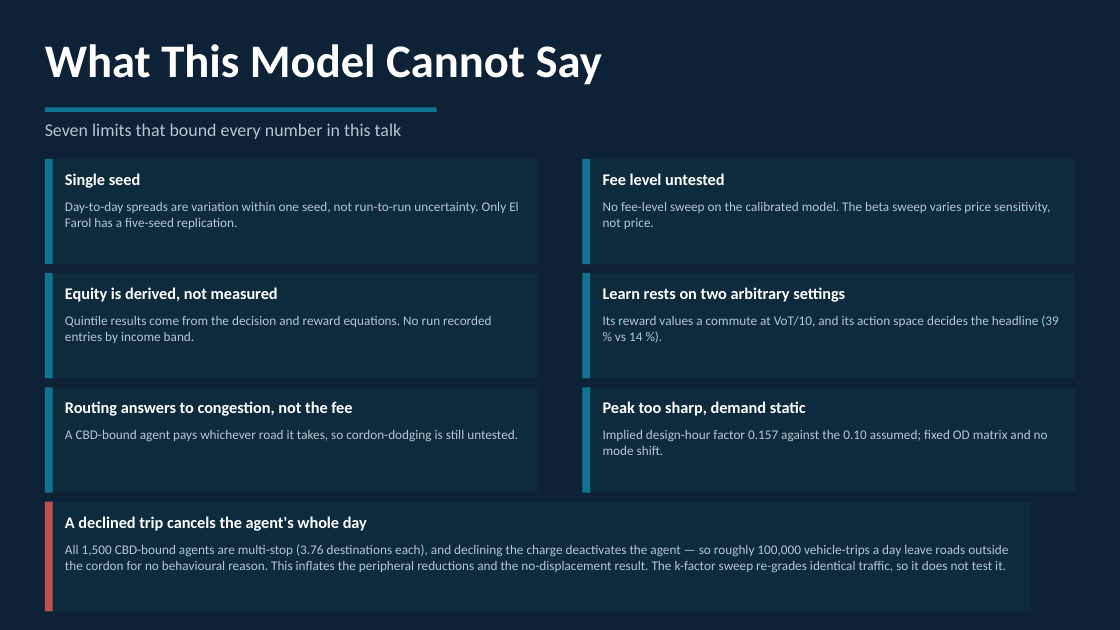
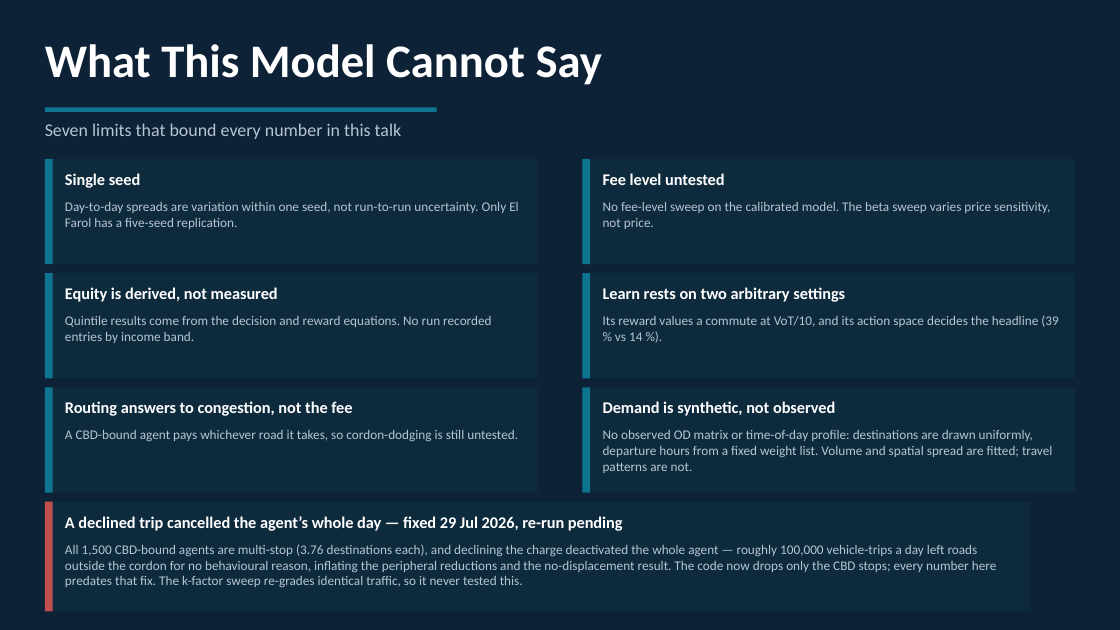
Before and after one commit to dataandcrowd/SSC2026, a slide deck: slide 15 of presentation/SSC2026_presentation.pptx (slide 14 before the commit). Drawn at 1120x630 pixels with LibreOffice and Linux fonts; fonts in the diff are those of the drawing. Boxes give left, top, right and bottom in pixels: in the first picture for what was removed or moved away, otherwise in the second. Text is boxed around its words. In the diff, an @@ line names an element or a change of style, - is before the commit and + after.

```diff
--- a/presentation/SSC2026_presentation.pptx
+++ b/presentation/SSC2026_presentation.pptx
@@ text at box(603, 401, 835, 416): text changed @@
-Peak too sharp, demand static
+Demand is synthetic, not observed
@@ text at box(603, 430, 1052, 473): text changed @@
-Implied design-hour factor 0.157 against the 0.10 assumed; fixed OD matrix and no mode shift.
+No observed OD matrix or time-of-day profile: destinations are drawn uniformly, departure hours from a fixed weight list. Volume and spatial spread are fitted; travel patterns are not.
@@ text at box(65, 516, 623, 531): text changed @@
-A declined trip cancels the agent's whole day
+A declined trip cancelled the agent’s whole day — fixed 29 Jul 2026, re-run pending
@@ text at box(65, 544, 997, 587): text changed @@
-All 1,500 CBD-bound agents are multi-stop (3.76 destinations each), and declining the charge deactivates the agent — so roughly 100,000 vehicle-trips a day leave roads outside the cordon for no behavioural reason. This inflates the peripheral reductions and the no-displacement result. The k-factor sweep re-grades identical traffic, so it does not test it.
+All 1,500 CBD-bound agents are multi-stop (3.76 destinations each), and declining the charge deactivated the whole agent — roughly 100,000 vehicle-trips a day left roads outside the cordon for no behavioural reason, inflating the peripheral reductions and the no-displacement result. The code now drops only the CBD stops; every number here predates that fix. The k-factor sweep re-grades identical traffic, so it never tested this.
```
Also in this commit, not shown: 4 other slides changed, 1 slide added, 18 other files.
